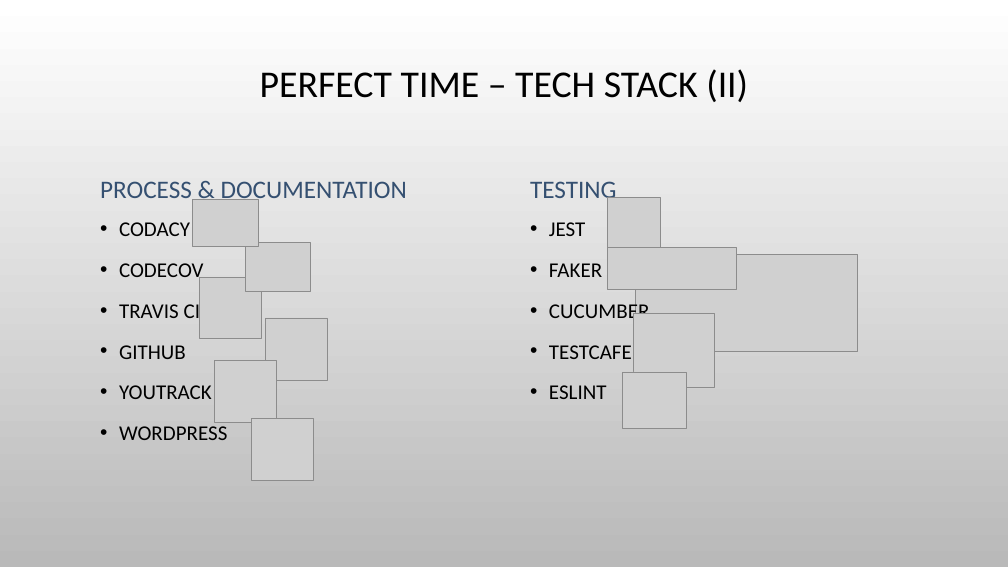
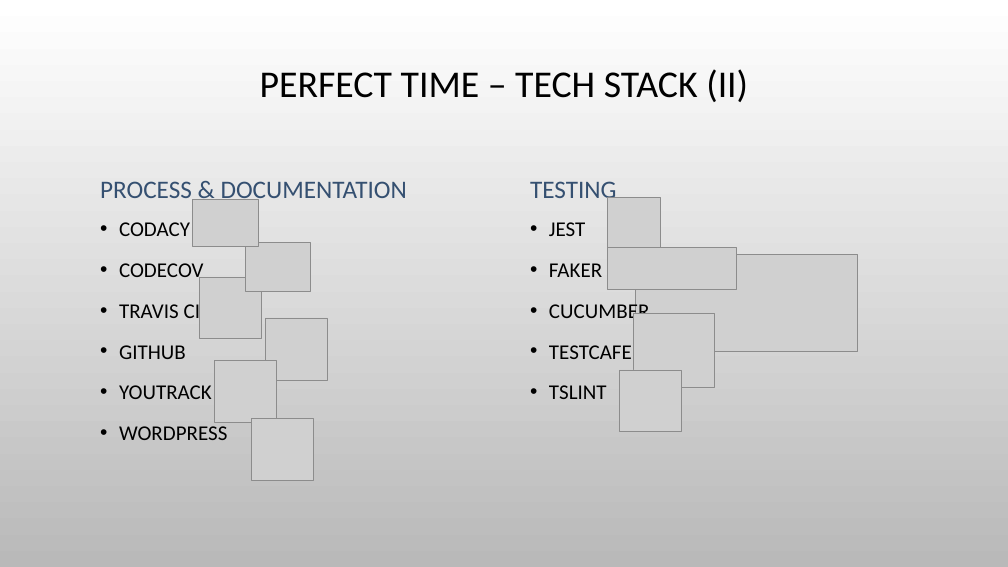
Before and after one commit to Tallround3r/PerfectTime, a slide deck: slide 2 of documentation/FinalHandin/TechStack.pptx. Drawn at 1008x567 pixels with LibreOffice and Linux fonts; fonts in the diff are those of the drawing; grey boxes stand for pictures; background and template pictures are left out. Boxes give left, top, right and bottom in pixels: in the first picture for what was removed or moved away, otherwise in the second. Text is boxed around its words. In the diff, an @@ line names an element or a change of style, - is before the commit and + after.

```diff
--- a/documentation/FinalHandin/TechStack.pptx
+++ b/documentation/FinalHandin/TechStack.pptx
@@ text at (549, 385, 607, 399): text changed @@
-• ESLINT
+• TSLINT
@@ picture: place and size @@
-picture at (623, 372, 687, 428)
+picture at (619, 370, 681, 432)
```
